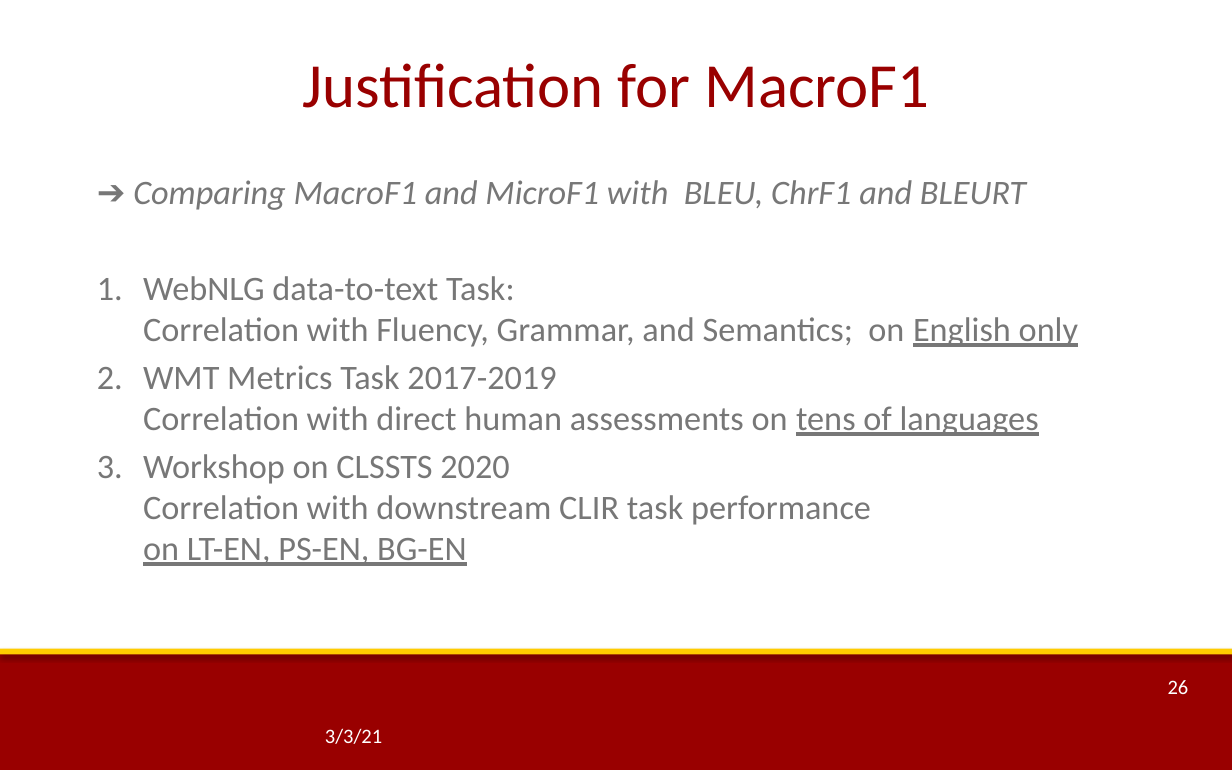
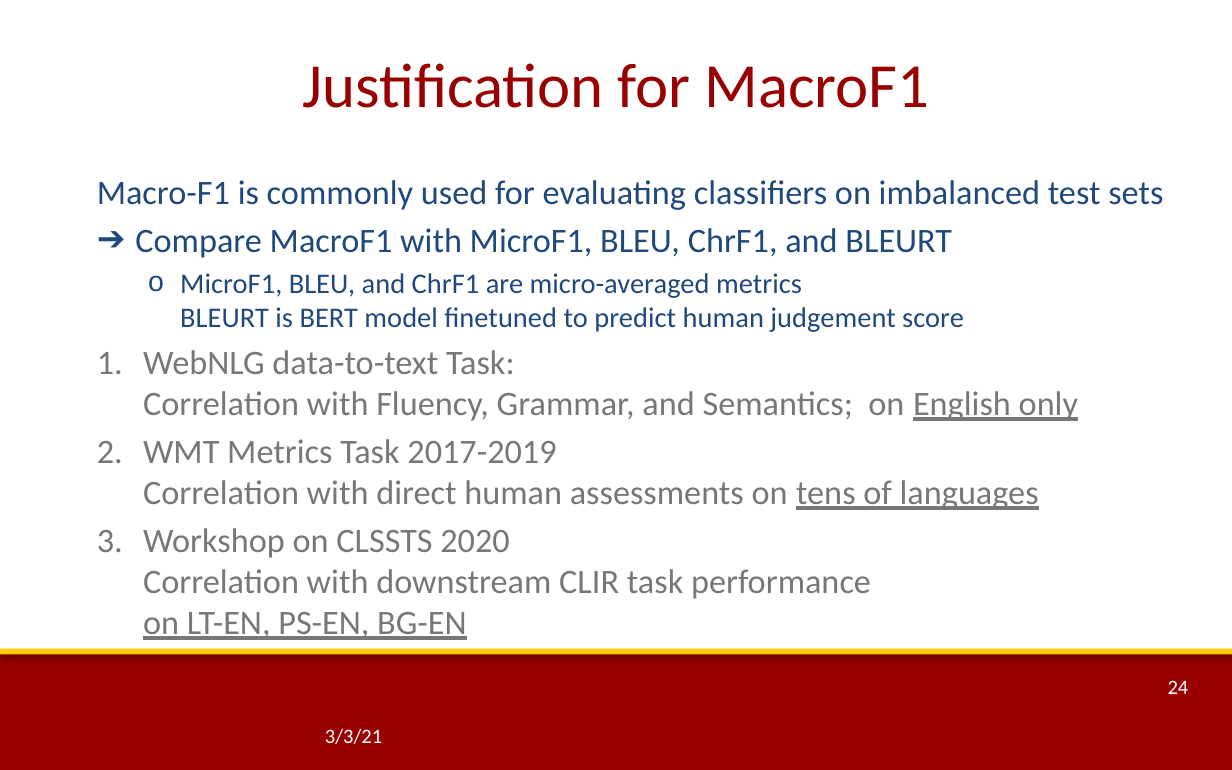
Before and after one commit to thammegowda/phd, a slide deck: slide 24 of quals-ppt/rev2-NMT-with-Imbalanced-Classes.pptx (slide 26 before the commit). Drawn at 1232x770 pixels with LibreOffice and Linux fonts; fonts in the diff are those of the drawing; background and template pictures are left out. Boxes give left, top, right and bottom in pixels: in the first picture for what was removed or moved away, otherwise in the second. Text is boxed around its words. In the diff, an @@ line names an element or a change of style, - is before the commit and + after.

```diff
--- a/quals-ppt/rev2-NMT-with-Imbalanced-Classes.pptx
+++ b/quals-ppt/rev2-NMT-with-Imbalanced-Classes.pptx
@@ text at (97, 180, 1163, 332): text changed; text colour #777777 to #1F497D; italic off @@
-➔ Comparing MacroF1 and MicroF1 with BLEU, ChrF1 and BLEURT
+Macro-F1 is commonly used for evaluating classifiers on imbalanced test sets
+➔ Compare MacroF1 with MicroF1, BLEU, ChrF1, and BLEURT
+  o MicroF1, BLEU, and ChrF1 are micro-averaged metrics
+    BLEURT is BERT model finetuned to predict human judgement score
@@ page number at (1168, 680, 1189, 694): text changed @@
-26
+24
```
Also in this commit, not shown: 21 other slides changed, 3 slides added, 2 slides removed, 3 other files.
